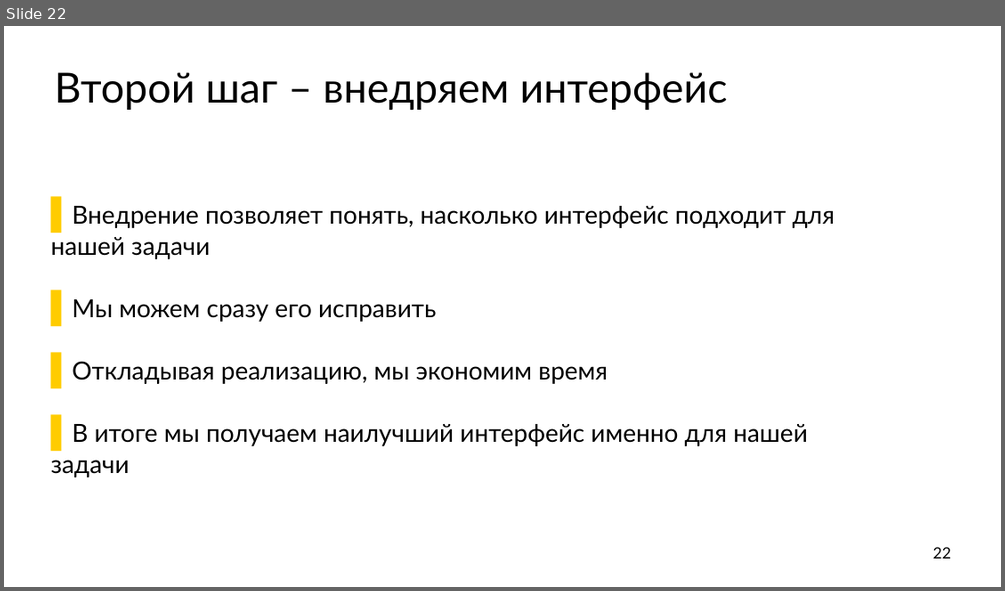
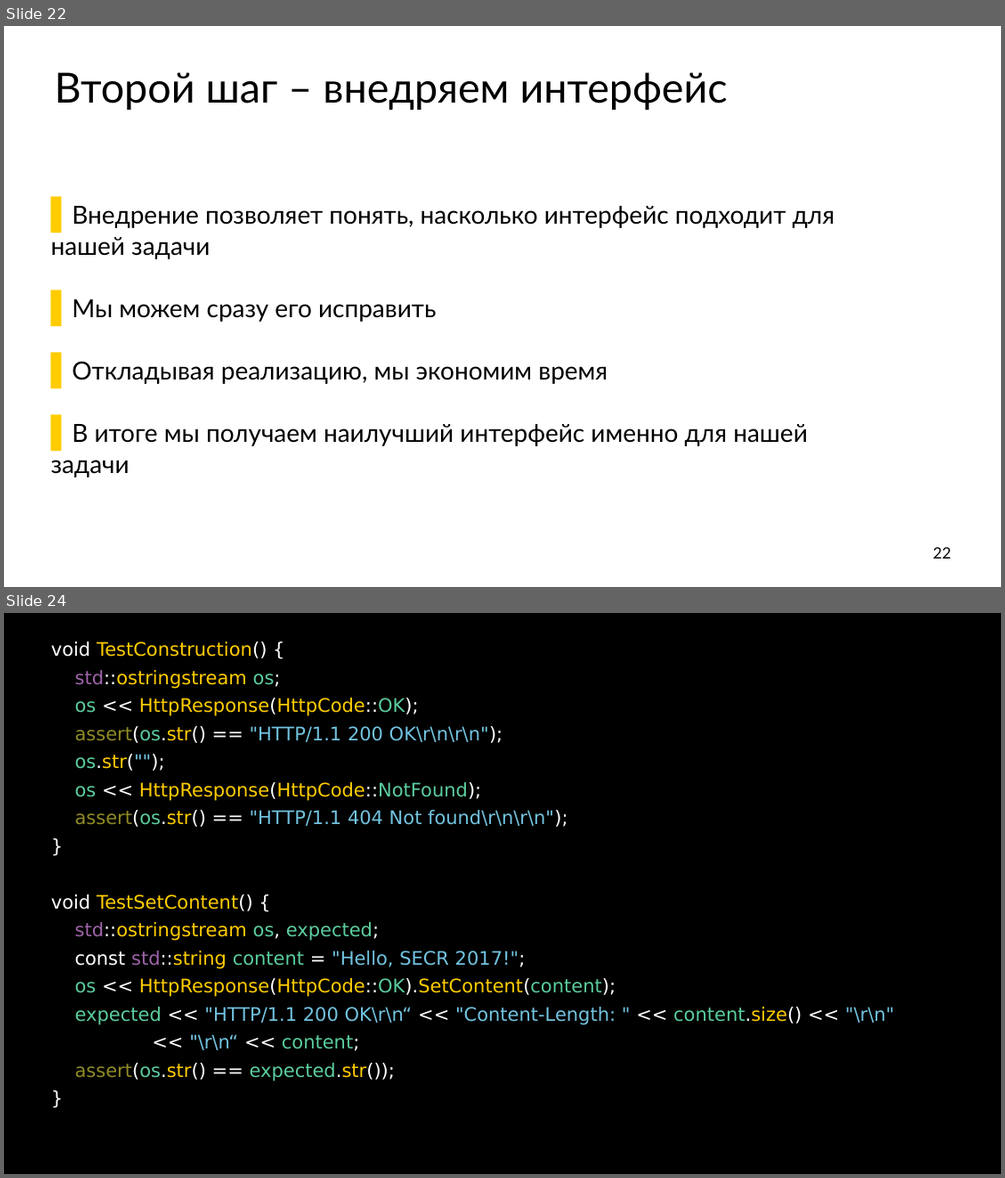
Before and after one commit to ishfb/secr2017, a slide deck: slides.pptx. Shown one above the other, each under a label of ours: slide 22 before the commit, slides 22 and 24 after it; the slides between them are not shown. The pictures are 1005x591 and 1005x1178 pixels, drawn with LibreOffice and Linux fonts; fonts in the diff are those of the drawing. Boxes give left, top, right and bottom in pixels: in the first picture for what was removed or moved away, otherwise in the second. Text is boxed around its words. In the diff, an @@ line names an element or a change of style, - is before the commit and + after.

```diff
--- a/slides.pptx
+++ b/slides.pptx
@@ slide 24 added at (x1=4, y1=613, x2=1001, y2=1174), background #FFFFFF @@
@@ text added at (x1=4, y1=613, x2=1001, y2=1174), fill #000000, 36 pt, text #FFCC00 @@
+void TestConstruction() {
+std::ostringstream os;
+os << HttpResponse(HttpCode::OK);
+assert(os.str() == "HTTP/1.1 200 OK\r\n\r\n");
+os.str("");
+os << HttpResponse(HttpCode::NotFound);
+assert(os.str() == "HTTP/1.1 404 Not found\r\n\r\n");
+}
+void TestSetContent() {
+std::ostringstream os, expected;
+const std::string content = "Hello, SECR 2017!";
+os << HttpResponse(HttpCode::OK).SetContent(content);
+expected << "HTTP/1.1 200 OK\r\n“ << "Content-Length: " << content.size() << "\r\n"
+<< "\r\n“ << content;
+assert(os.str() == expected.str());
+}
```
Also in this commit, not shown: 2 slides changed, 11 other slides added, 1 slide removed, 1 other file.
